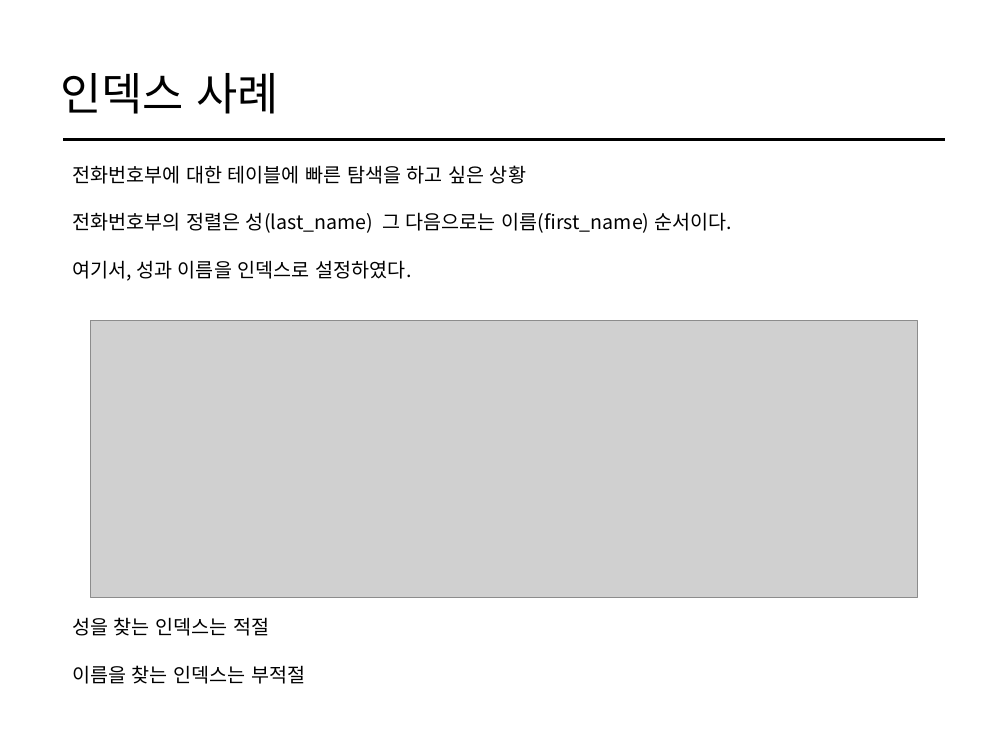
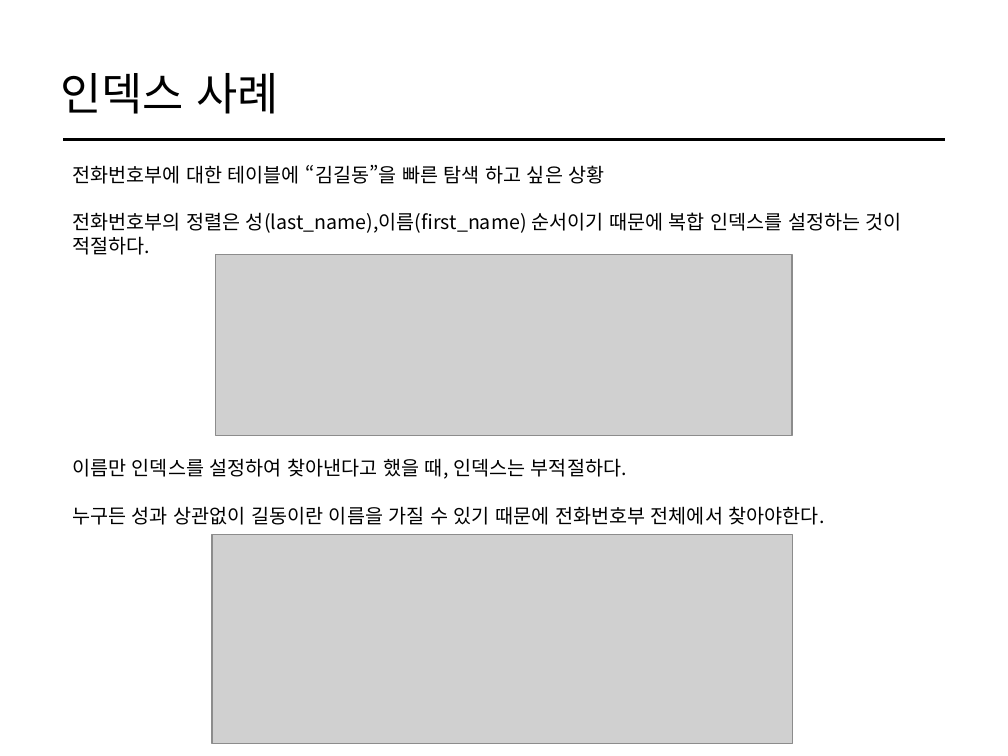
Before and after one commit to cs-study-org/cs-study, a slide deck: slide 11 of 20/yongki/DatabaseNeeds&Index.pptx. Drawn at 1008x756 pixels with LibreOffice and Linux fonts; fonts in the diff are those of the drawing; grey boxes stand for pictures. Boxes give left, top, right and bottom in pixels: in the first picture for what was removed or moved away, otherwise in the second. Text is boxed around its words. In the diff, an @@ line names an element or a change of style, - is before the commit and + after.

```diff
--- a/20/yongki/DatabaseNeeds&Index.pptx
+++ b/20/yongki/DatabaseNeeds&Index.pptx
@@ text at (x1=72, y1=165, x2=902, y2=255): text changed @@
-전화번호부에 대한 테이블에 빠른 탐색을 하고 싶은 상황
-전화번호부의 정렬은 성(last_name) 그 다음으로는 이름(first_name) 순서이다.
-여기서, 성과 이름을 인덱스로 설정하였다.
+전화번호부에 대한 테이블에 “김길동”을 빠른 탐색 하고 싶은 상황
+전화번호부의 정렬은 성(last_name),이름(first_name) 순서이기 때문에 복합 인덱스를 설정하는 것이 적절하다.
@@ picture added at (x1=216, y1=255, x2=792, y2=436) @@
@@ picture removed at (x1=91, y1=321, x2=917, y2=598) @@
@@ text at (x1=72, y1=458, x2=826, y2=525): text changed @@
-성을 찾는 인덱스는 적절
-이름을 찾는 인덱스는 부적절
+이름만 인덱스를 설정하여 찾아낸다고 했을 때, 인덱스는 부적절하다.
+누구든 성과 상관없이 길동이란 이름을 가질 수 있기 때문에 전화번호부 전체에서 찾아야한다.
@@ picture added at (x1=212, y1=534, x2=791, y2=743) @@
```
Also in this commit, not shown: 1 other file.
